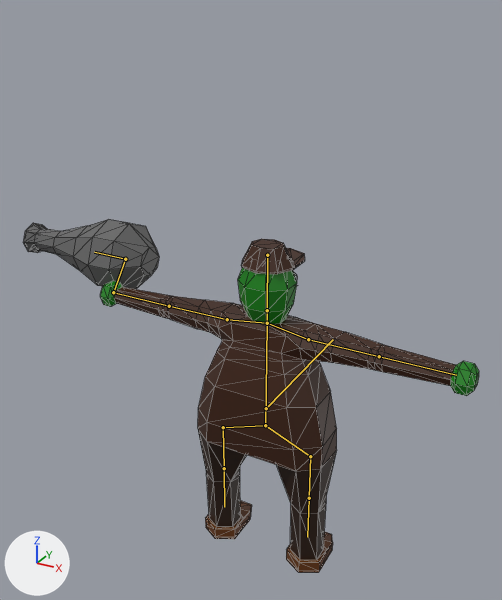
The glTF model models/dynamic_props/enemies/mountainside_gunner.glb: old version first, new version second.
Rendered twice from a 50 mm camera at (1.58, -3.05, 2.19) aimed at (-0.23, 0.24, 0.54). The lights are fixed; the arrows at lower left show +X, +Y and +Z. The bones that bend it are drawn over the model as lines. Mesh edges are drawn as thin lines.

Names of what the first picture shows: 'gunner_body'.
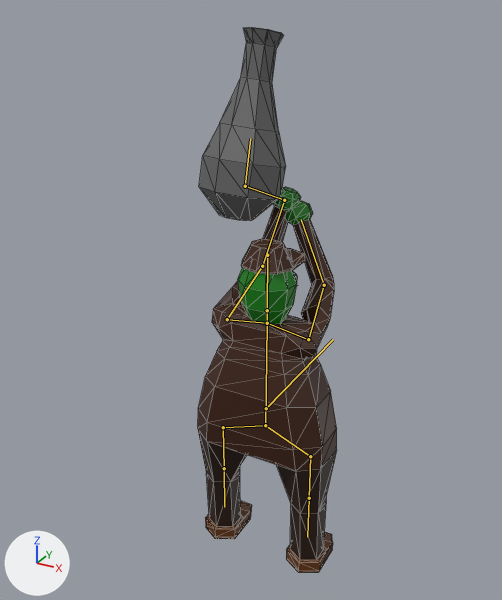
The newer file adds an action. The first version stands in its rest pose; the second is drawn at frame 21 of the action 'hitting_Armature.003'.

Boxes [x1, y1, x2, y2] around the edits, measured in the pictures (502 x 600 px):
'gunner_body', posed (69% narrower, 54% taller): before [23, 219, 479, 573]; after [198, 27, 337, 573]
bone 'right_upper_arm', root to tip: before (227, 319) to (169, 306); after (227, 319) to (262, 266)
bone 'right_forearm', root to tip: before (169, 306) to (113, 292); after (262, 266) to (284, 200)
bone 'right_forearm.001', root to tip: before (113, 292) to (125, 259); after (284, 200) to (245, 186)
bone 'left_upper_arm', root to tip: before (308, 339) to (379, 356); after (308, 339) to (324, 285)
bone 'left_forearm', root to tip: before (379, 356) to (456, 375); after (324, 285) to (301, 219)

Patch to the scene script:
```diff
--- a/models/dynamic_props/enemies/mountainside_gunner.glb.py
+++ b/models/dynamic_props/enemies/mountainside_gunner.glb.py
@@ bone_right_upper_arm @@
 bone_right_upper_arm = bpy.data.objects['Armature'].pose.bones['right_upper_arm']  # child of 'right_collar'
-bone_right_upper_arm.rotation_quaternion = (1.0, 0.0, 0.0, 0.0)  # degrees (0, 0, 0)
+bone_right_upper_arm.rotation_quaternion = (0.406, -0.219, -0.518, -0.721)  # degrees (57, -47, -148)
@@ bone_right_forearm @@
 bone_right_forearm = bpy.data.objects['Armature'].pose.bones['right_forearm']  # child of 'right_upper_arm'
-bone_right_forearm.rotation_quaternion = (1.0, 0.0, 0.0, 0.0)  # degrees (0, 0, 0)
+bone_right_forearm.rotation_quaternion = (0.916, 0.028, -0.066, -0.395)  # degrees (6, -6, -47)
@@ bone_right_forearm_001 @@
 bone_right_forearm_001 = bpy.data.objects['Armature'].pose.bones['right_forearm.001']  # child of 'right_forearm'
-bone_right_forearm_001.rotation_quaternion = (1.0, 0.0, 0.0, 0.0)  # degrees (0, 0, 0)
+bone_right_forearm_001.rotation_quaternion = (0.991, 0.096, 0.085, 0.027)  # degrees (11, 9, 4)
@@ bone_left_upper_arm @@
 bone_left_upper_arm = bpy.data.objects['Armature'].pose.bones['left_upper_arm']  # child of 'left_collar'
-bone_left_upper_arm.rotation_quaternion = (1.0, 0.0, 0.0, 0.0)  # degrees (0, 0, 0)
+bone_left_upper_arm.rotation_quaternion = (0.504, 0.145, 0.401, -0.751)  # degrees (-36, 38, -125)
@@ bone_left_forearm @@
 bone_left_forearm = bpy.data.objects['Armature'].pose.bones['left_forearm']  # child of 'left_upper_arm'
-bone_left_forearm.rotation_quaternion = (1.0, 0.0, 0.0, 0.0)  # degrees (0, 0, 0)
+bone_left_forearm.rotation_quaternion = (0.874, -0.194, -0.196, -0.399)  # degrees (-12, -30, -46)
```
